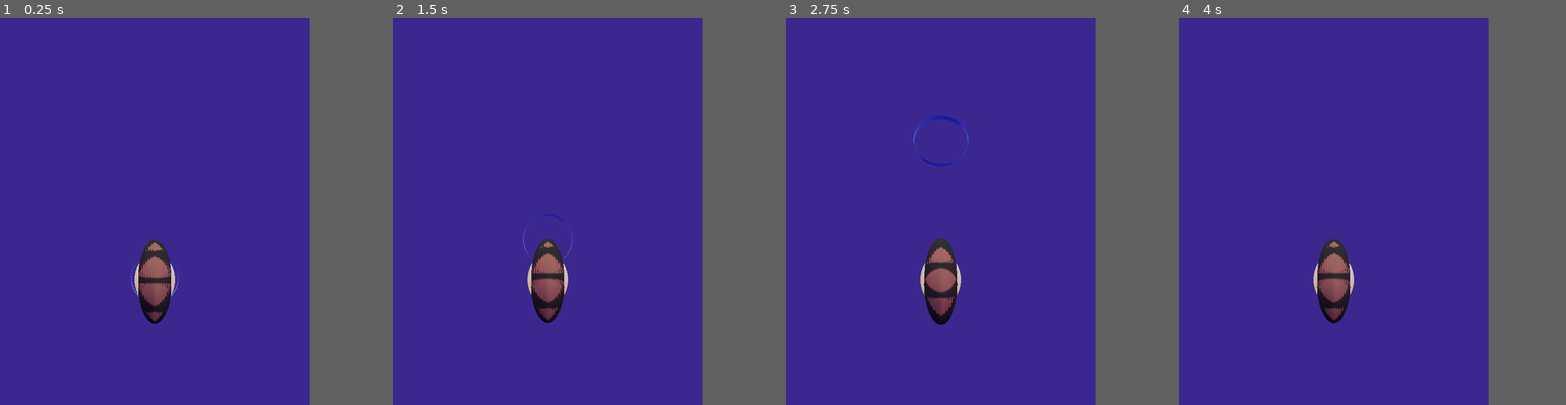
Above: before the commit, frames 1-4 (left to right).
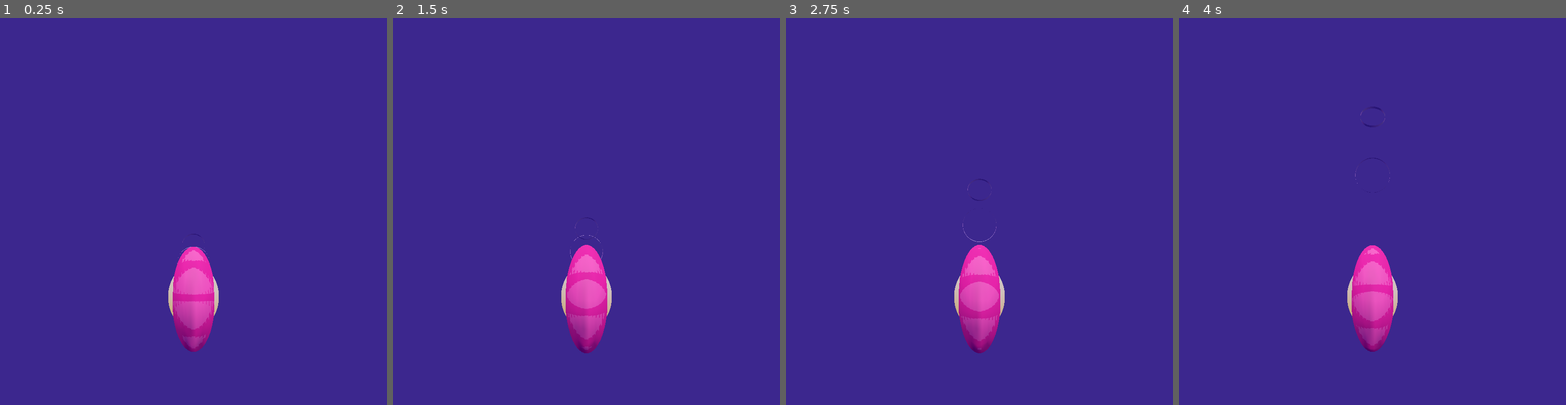
Above: after the commit, the same moments.

Repository: nergnezor/wheel
Game: Godot game, scene res://node_3d.tscn
Two runs of this game, one before a commit and one after it. Both use one fixed random seed, a clock stepped at 60 frames per second and the inputs below.
Inputs (mouse positions are in pixels of both pictures, inside the frame that each line leads up to):
- Up to frame 1 (0.25 s): no input
- Up to frame 2 (1.5 s): tap Enter at 0.5 s; move the mouse to (617, 192) at 0.52 s; hold Right (ui_right) 0.53-1.28 s; click (617, 192) at 0.67 s; move the mouse to (485, 230) at 1.27 s; hold Down (ui_down) from 1.28 s (still down)
- Up to frame 3 (2.75 s): move the mouse to (971, 126) at 2.02 s; release Down (ui_down) at 2.03 s; hold Right (ui_right) from 2.03 s (still down)
- Up to frame 4 (4 s): move the mouse to (1318, 288) at 2.77 s; release Right (ui_right) at 2.78 s; hold Up (ui_up) 2.78-3.53 s; click (1318, 288) at 2.92 s; move the mouse to (1426, 269) at 3.52 s; hold Left (ui_left) from 3.53 s (still down)
In our replay, the window is 640x800 before the commit and 800x800 after it. These sizes can differ from the game's own. Grey fills any space a smaller window leaves; there, only what the larger window draws over its background counts as a difference.

The runs differ from the first frame. In frame 1, 4.1% of the frame differs, in the area x 33-57%, y 56-87%; in frame 2, 4.2%; in frame 3, 4.4%, in the area x 32-57%, y 25-87%; in frame 4, 4.1%.

Commit message:
shader pipe

Diff:
--- a/node_3d.tscn
+++ b/node_3d.tscn
@@ -2,7 +2,6 @@
 
 [ext_resource type="Script" path="res://pipe.gd" id="1_e0shj"]
 [ext_resource type="Script" path="res://player.gd" id="1_i3lc8"]
-[ext_resource type="Shader" path="res://pipe.gdshader" id="2_i1j5d"]
 [ext_resource type="Script" path="res://camera.gd" id="2_jiad7"]
 [ext_resource type="Shader" path="res://wireframe.gdshader" id="4_vcyoi"]
 
@@ -22,10 +21,10 @@
 [sub_resource type="ShaderMaterial" id="ShaderMaterial_iw2qy"]
 render_priority = 0
 shader = ExtResource("4_vcyoi")
-shader_parameter/albedo = Color(1, 0.603922, 0.513726, 0.443137)
-shader_parameter/wire_color = Color(0, 0, 0, 0.811765)
+shader_parameter/albedo = Color(1, 0.556863, 0.788235, 1)
+shader_parameter/wire_color = Color(0.890196, 0, 0.568627, 1)
 shader_parameter/wire_width = 7.099
-shader_parameter/wire_smoothness = 0.1
+shader_parameter/wire_smoothness = 0.01
 
 [sub_resource type="SphereMesh" id="SphereMesh_hb67h"]
 material = SubResource("ShaderMaterial_iw2qy")
@@ -62,10 +61,10 @@
 
 [sub_resource type="ShaderMaterial" id="ShaderMaterial_ssg7i"]
 render_priority = 0
-shader = ExtResource("2_i1j5d")
-shader_parameter/albedo = Color(1, 1, 1, 1)
-shader_parameter/wire_color = Color(0.298039, 0.470588, 1, 1)
-shader_parameter/wire_width = 0.604
+shader = ExtResource("4_vcyoi")
+shader_parameter/albedo = Color(0.258824, 0.219608, 0.427451, 1)
+shader_parameter/wire_color = Color(0.501961, 0.392157, 0.701961, 1)
+shader_parameter/wire_width = 2.5
 shader_parameter/wire_smoothness = 0.01
 
 [sub_resource type="CylinderMesh" id="CylinderMesh_ee0p3"]
@@ -84,14 +83,21 @@
 
 [sub_resource type="Curve3D" id="Curve3D_vtbks"]
 _data = {
-"points": PackedVector3Array(0, 0, 0, 0, 0, 0, 0, 0, 0, 0.000244141, -7.86248, -9.26649, -0.000244141, 7.86248, 9.26649, 0.032959, 0.284274, 25.646),
+"points": PackedVector3Array(0, 0, 0, 0, 0, 0, 0, 0, 0, -0.00866699, -13.7962, -16.058, 0.00866699, 13.7962, 16.058, 0.00488281, 1.01665, 24.264),
 "tilts": PackedFloat32Array(0, 0)
 }
 point_count = 2
 
 [sub_resource type="Curve3D" id="Curve3D_ruckd"]
 _data = {
-"points": PackedVector3Array(0, 0, 0, 0, 0, 0, 0, 0, 0, 0.000244141, -6.48598, 24.7646, -0.000244141, 6.48598, -24.7646, 0.00476074, -17.769, -8.35699),
+"points": PackedVector3Array(0, 0, 0, 0, 0, 0, 0, 0, 0, 0.0452881, -2.47215, -21.3363, -0.0452881, 2.47215, 21.3363, 0.00476074, -18.6242, 60.5522),
+"tilts": PackedFloat32Array(0, 0)
+}
+point_count = 2
+
+[sub_resource type="Curve3D" id="Curve3D_ryxsg"]
+_data = {
+"points": PackedVector3Array(0, 0, 0, 0, 0, 0, -2.08165e-12, -68.8196, -33.2953, -2.90871e-05, -52.4778, 14.496, 2.90871e-05, 52.4778, -14.496, 2.08165e-12, -9.735, 1.278),
 "tilts": PackedFloat32Array(0, 0)
 }
 point_count = 2
@@ -131,7 +137,6 @@
 
 [node name="MeshInstance3D" type="MeshInstance3D" parent="pipe"]
 transform = Transform3D(1, 0, 0, 0, 1, 0, 0, 0, 1, 2.08165e-12, 2.08165e-12, 2.08165e-12)
-transparency = 0.23
 mesh = SubResource("CylinderMesh_ee0p3")
 
 [node name="CollisionShape3D" type="CollisionShape3D" parent="pipe"]
@@ -149,20 +154,27 @@
 visible = false
 shadow_enabled = true
 
-[node name="track_1" type="Path3D" parent="."]
+[node name="track" type="Node3D" parent="."]
 unique_name_in_owner = true
+
+[node name="track_1" type="Path3D" parent="track"]
 transform = Transform3D(1, 0, 0, 0, 1, 0, 0, 0, 1, 2.08165e-12, -0.588006, -0.955509)
 curve = SubResource("Curve3D_vtbks")
 
-[node name="path" type="PathFollow3D" parent="track_1"]
-unique_name_in_owner = true
-transform = Transform3D(-0.999997, 3.37339e-06, -0.00252641, 1.13687e-13, 0.999991, 0.00133524, 0.00252643, 0.00133524, -0.999988, 0, 0, 0)
+[node name="path" type="PathFollow3D" parent="track/track_1"]
+transform = Transform3D(-0.999999, -1.42451e-05, -0.00128514, 0, 0.99993, -0.0110838, 0.00128523, -0.0110838, -0.99993, 0, 0, 0)
 
-[node name="track_2" type="Path3D" parent="."]
-unique_name_in_owner = true
+[node name="track_2" type="Path3D" parent="track"]
 transform = Transform3D(1, 0, 0, 0, 1, 0, 0, 0, 1, 2.08165e-12, 4.56116, 48.0983)
 curve = SubResource("Curve3D_ruckd")
 
-[node name="path" type="PathFollow3D" parent="track_2"]
-transform = Transform3D(1, 0.000321832, 9.53672e-06, -0.000308918, 0.967364, -0.253358, -9.07656e-05, 0.253358, 0.967364, 0.00476074, -17.769, -8.35699)
+[node name="path" type="PathFollow3D" parent="track/track_2"]
+transform = Transform3D(-1, 2.69422e-05, 1.12559e-05, 2.91926e-05, 0.914342, 0.404923, 6.17822e-07, 0.404923, -0.914342, 0.00476074, -18.6242, 60.5522)
 progress = 99.6852
+
+[node name="Path3D" type="Path3D" parent="track"]
+transform = Transform3D(1, 0, 0, 0, 1, 0, 0, 0, 1, 2.08165e-12, -31.1691, 153.318)
+curve = SubResource("Curve3D_ryxsg")
+
+[node name="PathFollow3D" type="PathFollow3D" parent="track/Path3D"]
+transform = Transform3D(2, 0, 0, 0, 2, 0, 0, 0, 2, 0, 0, 0)
--- a/pipe.gd
+++ b/pipe.gd
@@ -1,6 +1,6 @@
 extends Node3D
 @onready var pipe = $pipe
-@onready var track_1 = $track_1
+@onready var track = $track
 @onready var track_2 = $track_2
 
 # const N_PIPES = 1000
@@ -9,7 +9,7 @@
 const TUNNEL_SEGMENT_HEIGHT = 0.5
 
 func _ready():
-	var track_parts = [track_1, track_2]
+	var track_parts = track.get_children()
 	for track in track_parts:
 		var track_location = track.transform.origin
 		var path: PathFollow3D = track.get_child(0)
--- a/project.godot
+++ b/project.godot
@@ -17,8 +17,8 @@
 
 [display]
 
-window/size/viewport_width=1280
-window/size/viewport_height=2160
+window/size/viewport_width=1000
+window/size/viewport_height=1000
 window/size/initial_position_type=0
 window/size/borderless=true
 window/default_gravity=9.8
Not shown, changed: export_presets.cfg
Not shown, changed: web/index.html
Not shown, changed: web/index.js
Not shown, changed: web/index.pck
Not shown, added: web/index.side.wasm
Not shown, changed: web/index.wasm
Not shown, changed: web/index.worker.js
